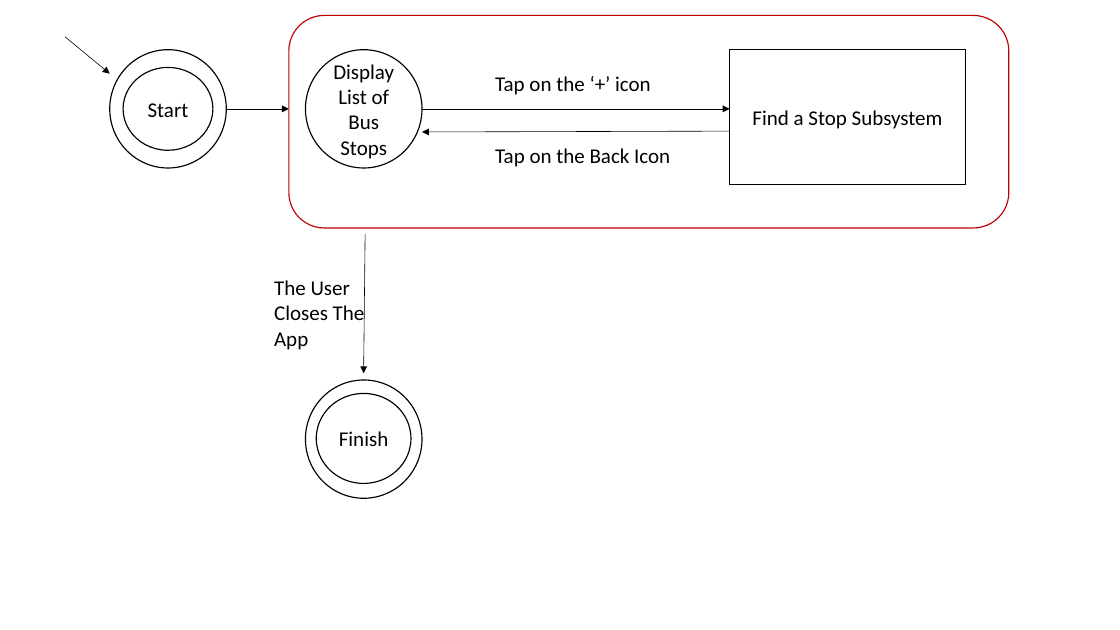
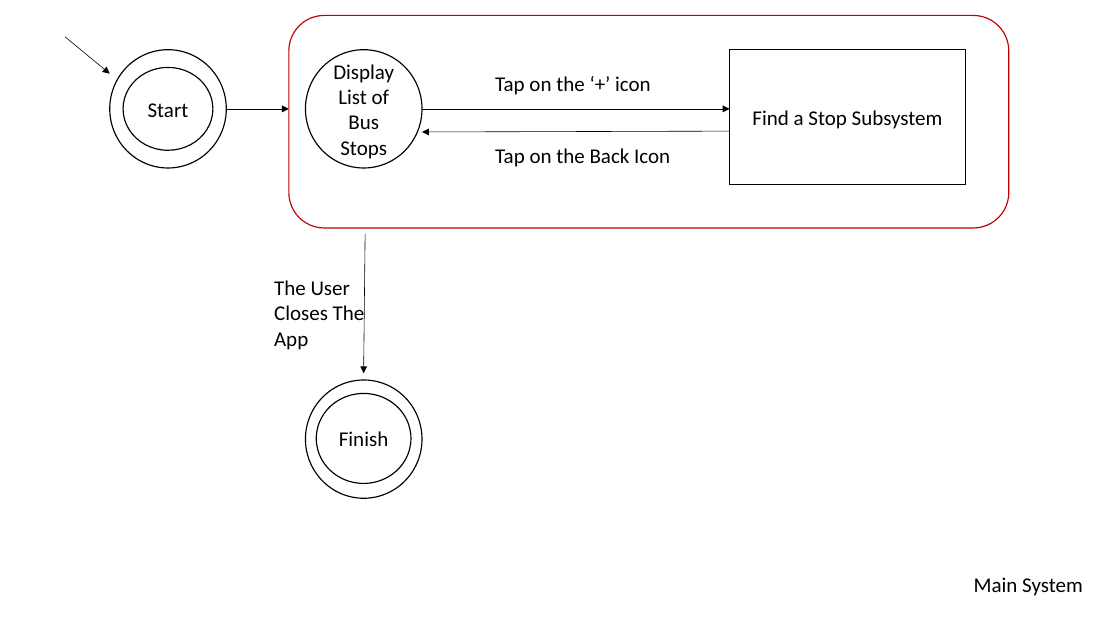
Before and after one commit to st970703/Usability_Evaluation, a slide deck: slide 1 of Assignment1_STN.pptx. Drawn at 1120x630 pixels with LibreOffice and Linux fonts; fonts in the diff are those of the drawing. Boxes give left, top, right and bottom in pixels: in the first picture for what was removed or moved away, otherwise in the second. Text is boxed around its words. In the diff, an @@ line names an element or a change of style, - is before the commit and + after.

```diff
--- a/Assignment1_STN.pptx
+++ b/Assignment1_STN.pptx
@@ text added at (974, 577, 1083, 596), 18 pt, text #000000 @@
+Main System
```
Also in this commit, not shown: 1 other slide changed, 1 slide removed, 3 other files.
